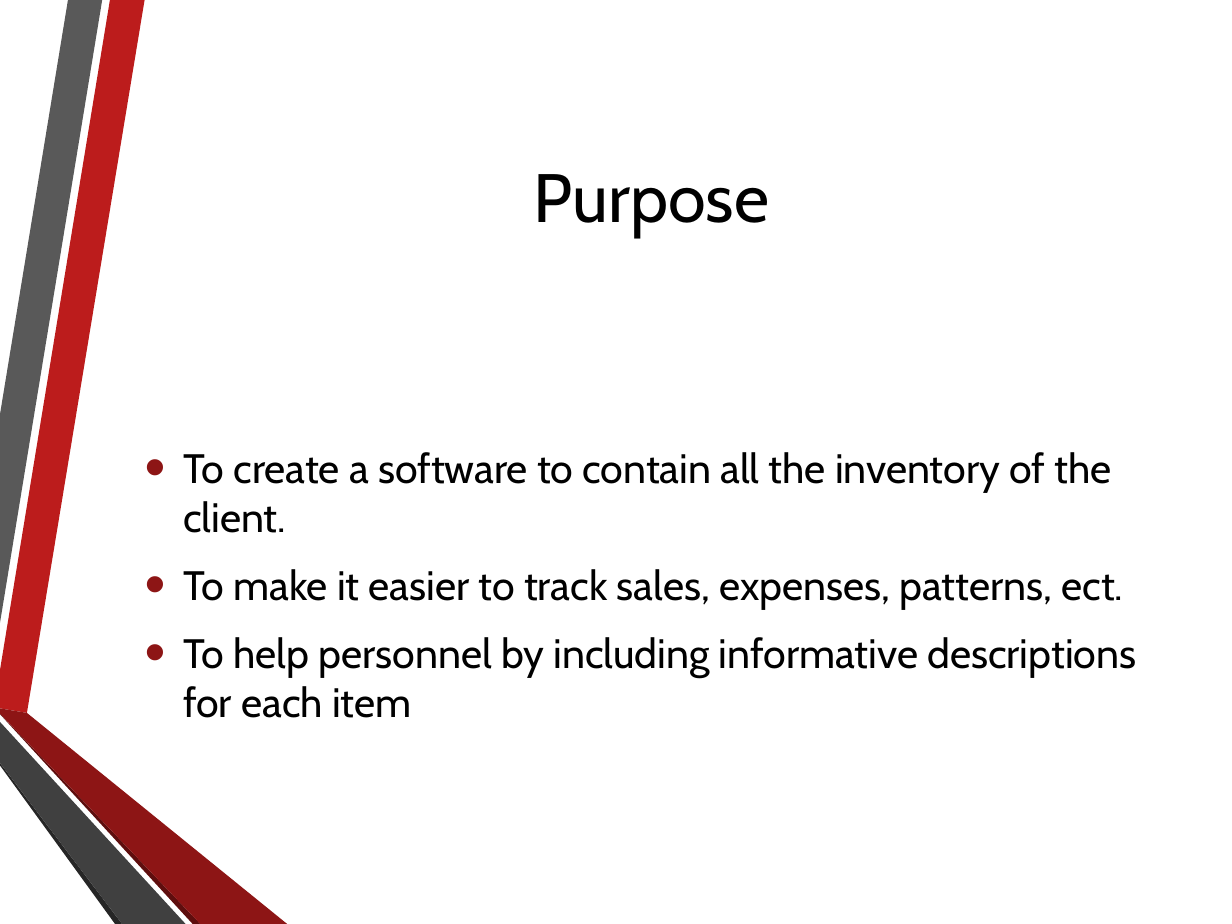
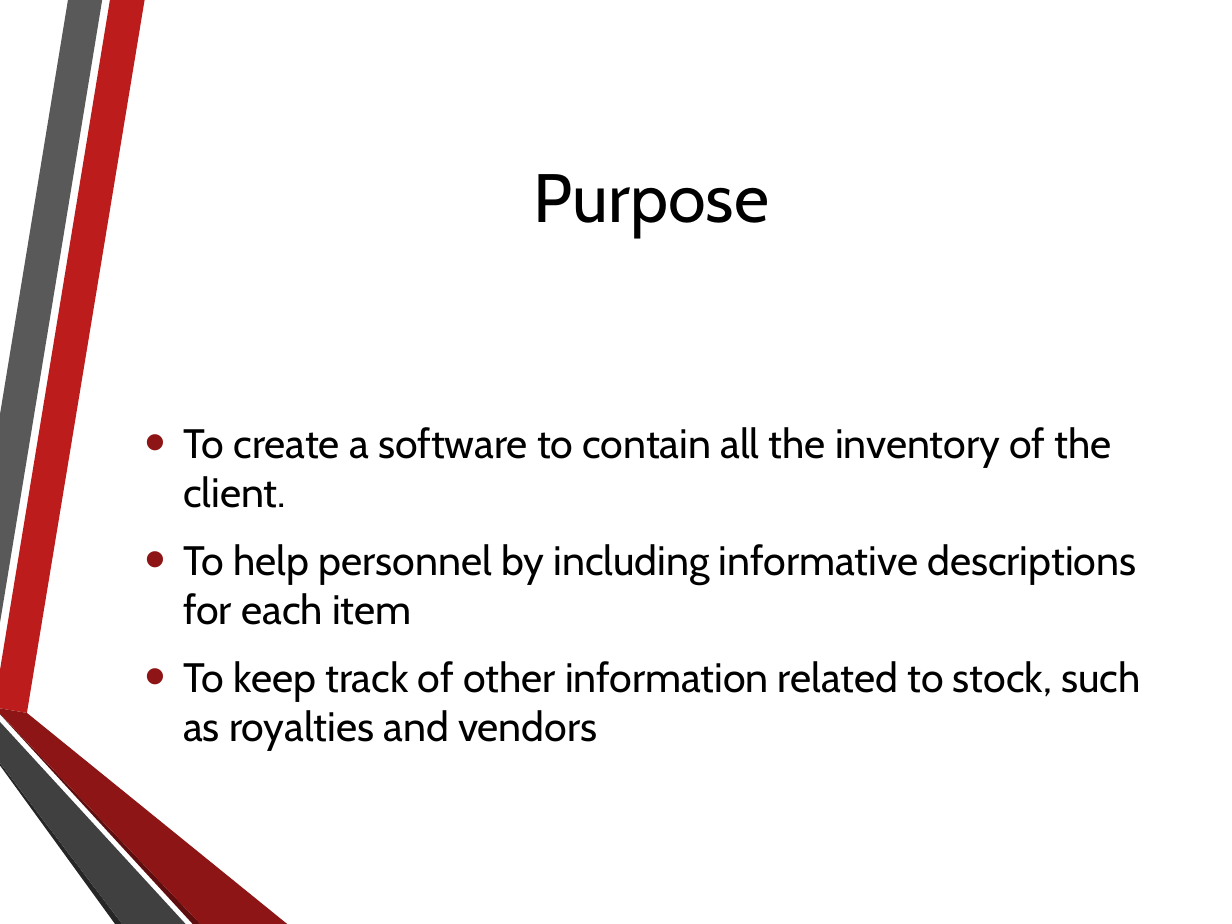
Before and after one commit to NathanielInman/IMS, a slide deck: slide 3 of Development Resources/Presentation.pptx. Drawn at 1232x924 pixels with LibreOffice and Linux fonts; fonts in the diff are those of the drawing; background and template pictures are left out. Boxes give left, top, right and bottom in pixels: in the first picture for what was removed or moved away, otherwise in the second. Text is boxed around its words. In the diff, an @@ line names an element or a change of style, - is before the commit and + after.

```diff
--- a/Development Resources/Presentation.pptx
+++ b/Development Resources/Presentation.pptx
@@ text at (183, 569, 1123, 610): paragraph removed @@
-• To make it easier to track sales, expenses, patterns, ect.
@@ text at (183, 661, 1140, 751): paragraph added @@
+• To keep track of other information related to stock, such as royalties and vendors
```
Also in this commit, not shown: 4 other slides changed.
